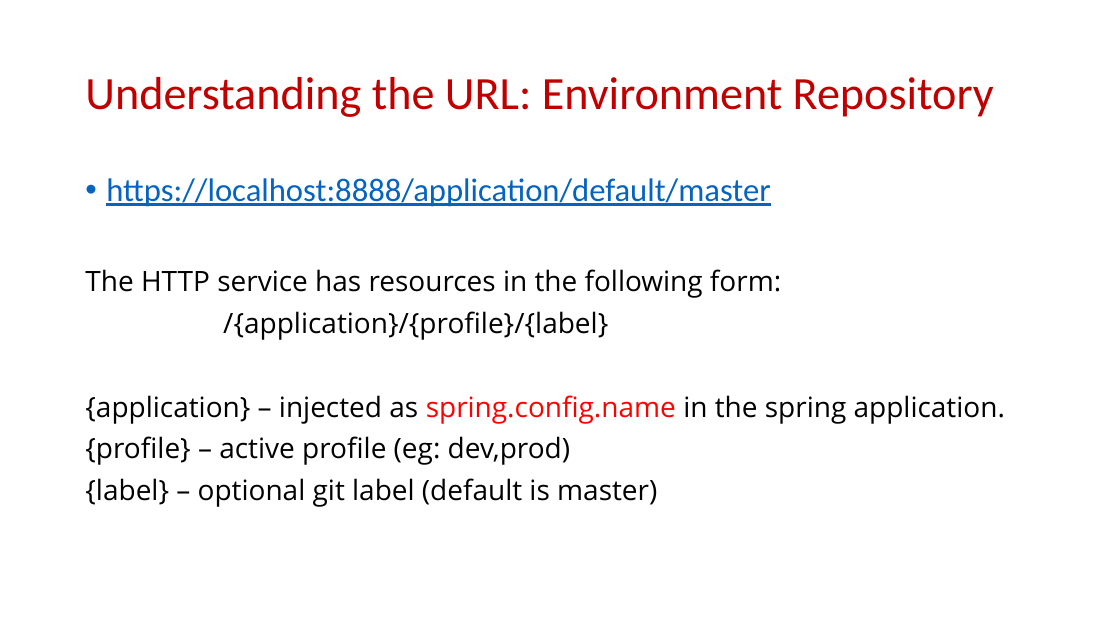
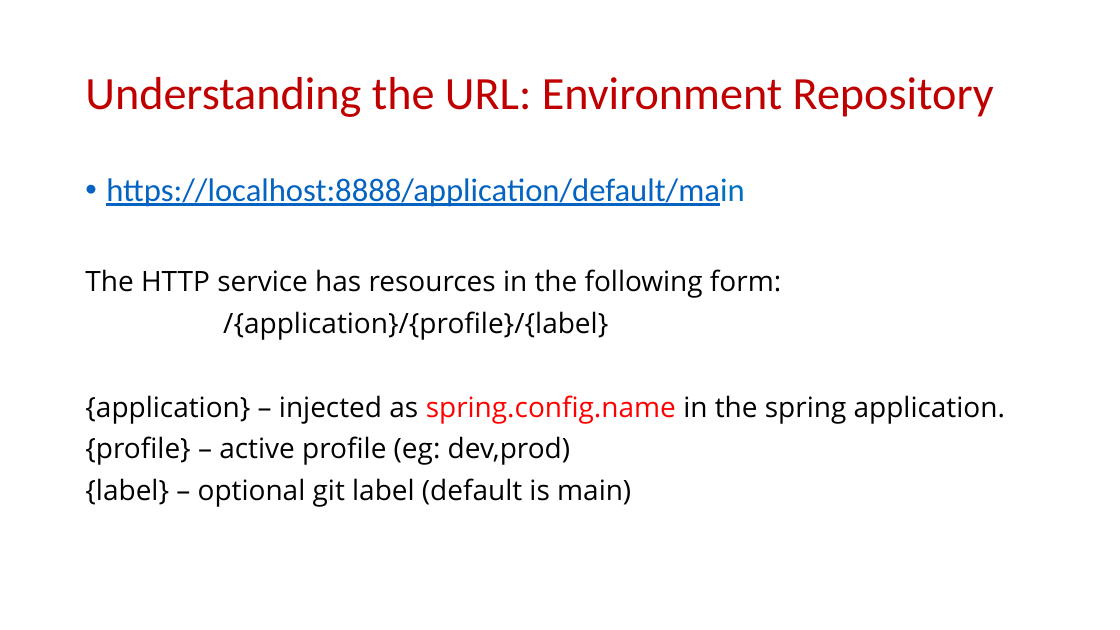
Before and after one commit to teamcryptic/spring-cloud-config-demo, a slide deck: slide 10 of Spring Cloud Config.pptx. Drawn at 1120x630 pixels with LibreOffice and Linux fonts; fonts in the diff are those of the drawing. Boxes give left, top, right and bottom in pixels: in the first picture for what was removed or moved away, otherwise in the second. Text is boxed around its words. In the diff, an @@ line names an element or a change of style, - is before the commit and + after.

Commit message:
Updated slides

```diff
--- a/Spring Cloud Config.pptx
+++ b/Spring Cloud Config.pptx
@@ text at box(106, 178, 744, 207): text changed @@
-• https://localhost:8888/application/default/master
+• https://localhost:8888/application/default/main
@@ text at box(85, 478, 631, 507): text changed @@
-{label} – optional git label (default is master)
+{label} – optional git label (default is main)
```
Also in this commit, not shown: 1 other slide changed.
